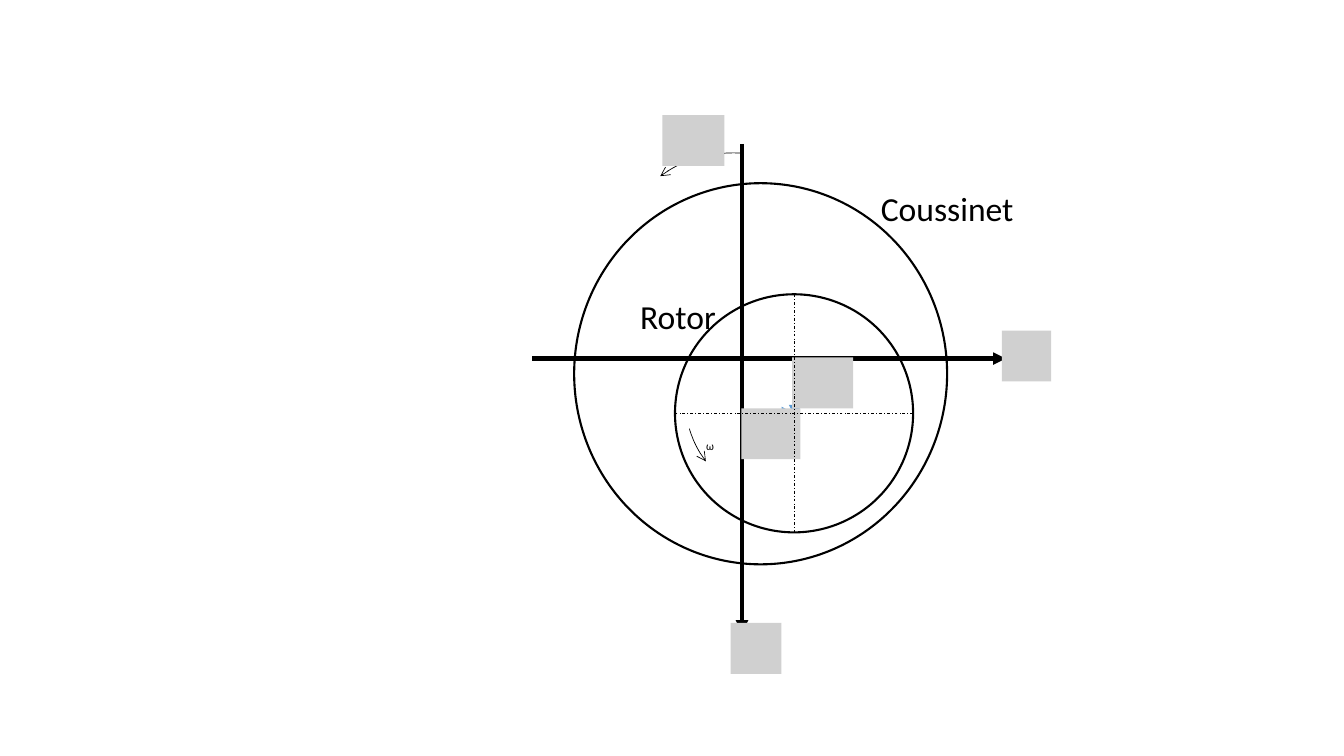
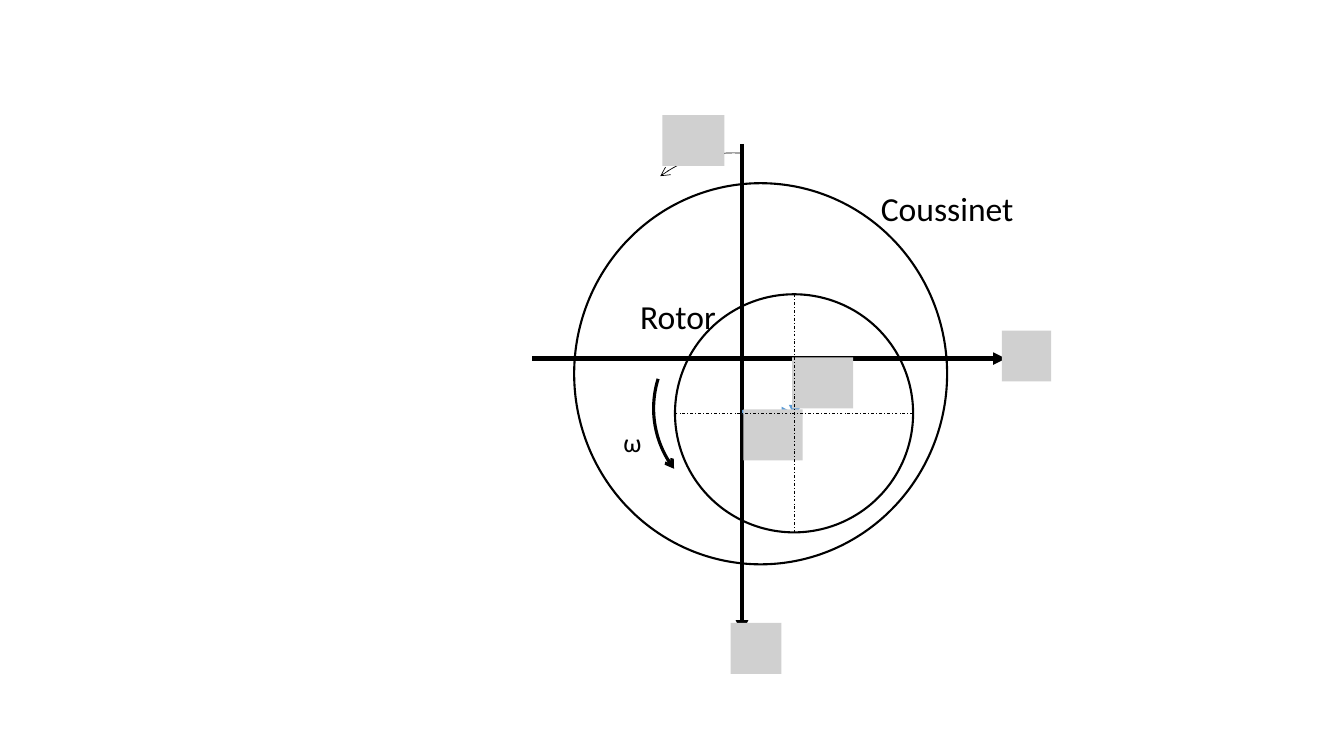
Before and after one commit to SilunZ/TheseME, a slide deck: slide 1 of CH2. Modélisation du palier hydrodynamique/figures/figure_ paliers hydrodynamiques.pptx. Drawn at 1344x756 pixels with LibreOffice and Linux fonts; fonts in the diff are those of the drawing; grey boxes stand for pictures. Boxes give left, top, right and bottom in pixels: in the first picture for what was removed or moved away, otherwise in the second. Text is boxed around its words. In the diff, an @@ line names an element or a change of style, - is before the commit and + after.

```diff
--- a/CH2. Modélisation du palier hydrodynamique/figures/figure_ paliers hydrodynamiques.pptx
+++ b/CH2. Modélisation du palier hydrodynamique/figures/figure_ paliers hydrodynamiques.pptx
@@ arc (boxed as its full ellipse): place and size @@
-arc (boxed as its full ellipse) at bbox=[686, 301, 884, 500]
+arc (boxed as its full ellipse) at bbox=[653, 310, 852, 508]
@@ arc (boxed as its full ellipse) at bbox=[653, 310, 852, 508]: outline #000000 0.5 pt to #000000 2.25 pt; proportions changed @@
@@ text "ω": place and size @@
-text "ω" at bbox=[706, 444, 714, 450]
+text "ω" at bbox=[623, 439, 641, 452]
@@ text "ω" at bbox=[623, 439, 641, 452]: size 14 to 32 pt @@
```
Also in this commit, not shown: 1 slide added, 8 other files.
